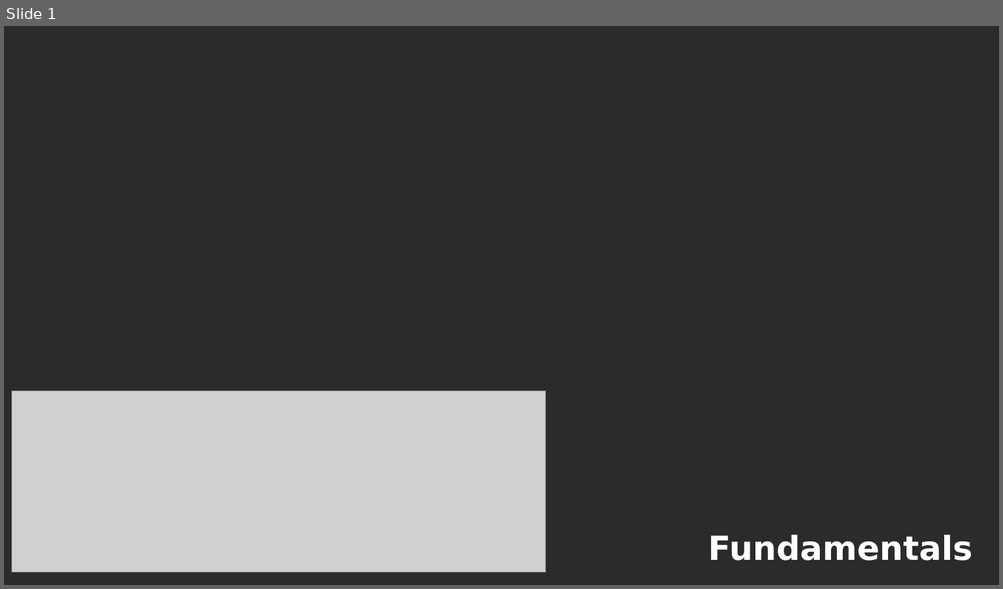
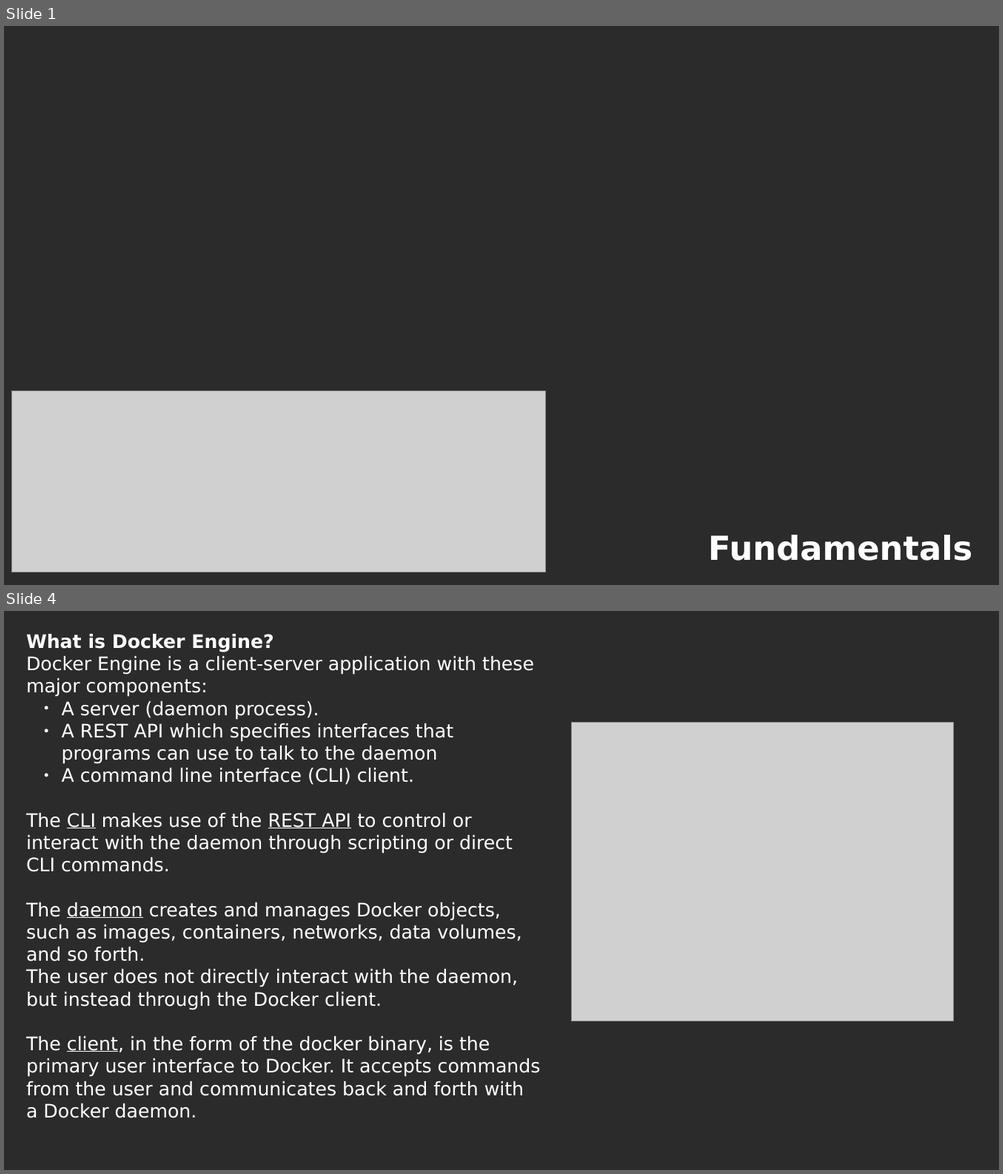
Before and after one commit to luisnabais-courses/course_docker, a slide deck: slides/course_slides.odp. Shown one above the other, each under a label of ours: slide 1 before the commit, slides 1 and 4 after it; the slides between them are not shown. The pictures are 1003x589 and 1003x1174 pixels, drawn with LibreOffice and Linux fonts; fonts in the diff are those of the drawing; grey boxes stand for pictures; background and template pictures are left out; a plain dark background stands for a picture behind light text. Boxes give left, top, right and bottom in pixels: in the first picture for what was removed or moved away, otherwise in the second. Text is boxed around its words. In the diff, an @@ line names an element or a change of style, - is before the commit and + after.

```diff
--- a/slides/course_slides.odp
+++ b/slides/course_slides.odp
@@ slide 4 added at bbox=[4, 611, 999, 1170], background picture (left out) @@
@@ text added at bbox=[26, 634, 540, 1119], 18 pt, text #FFFFFF @@
+What is Docker Engine?
+Docker Engine is a client-server application with these major components:
+  ● A server (daemon process).
+  ● A REST API which specifies interfaces that programs can use to talk to the daemon
+  ● A command line interface (CLI) client.
+The CLI makes use of the REST API to control or interact with the daemon through scripting or direct CLI commands.
+The daemon creates and manages Docker objects, such as images, containers, networks, data volumes, and so forth.
+The user does not directly interact with the daemon, but instead through the Docker client.
+The client, in the form of the docker binary, is the primary user interface to Docker. It accepts commands from the user and communicates back and forth with a Docker daemon.
@@ picture added at bbox=[571, 722, 953, 1022] @@
```
Also in this commit, not shown: 2 slides changed, 2 other slides added, 1 slide removed.
